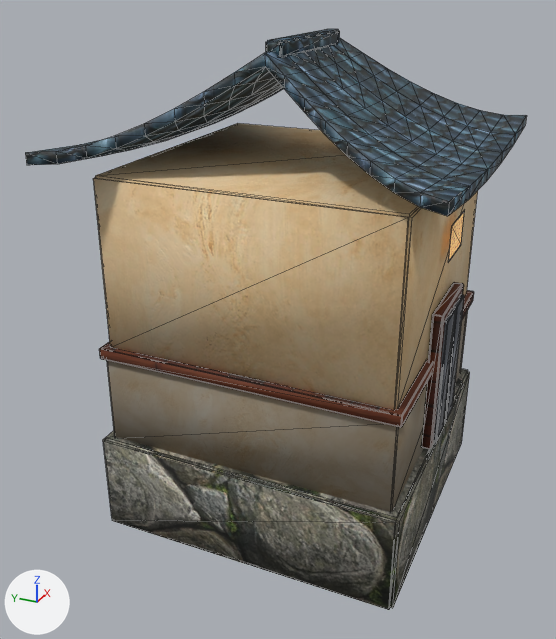
The glTF model assets/models/kura_warehouse_hero_v1.glb: old version first, new version second.
Rendered twice from a 50 mm lens placed at (-9.02, -3.7, 6.05), pointed at (-0.37, 0.19, 1.73). The lights are fixed; the arrows at lower left show +X, +Y and +Z. The picture after the commit comes second. Mesh edges are drawn as thin lines. Vertices at exactly the same position are counted once.

Names of what the first picture shows: 'kura_charred', 'kura_iron', 'kura_kawara', 'kura_namako', 'kura_plaster', 'kura_stone' and 1 more.
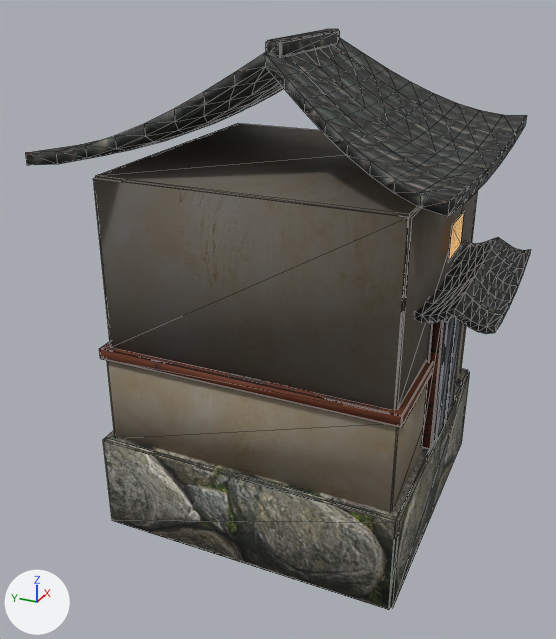
What differs and where, as boxes (x1, y1, x2, y2) in the pictures (556 x 639 px):
```json
{"object": "kura_plaster", "change": "recoloured", "before": [93, 123, 478, 410], "after": [93, 123, 478, 410], "on screen": "darker"}
{"object": "kura_kawara", "change": "reshaped", "before": [25, 29, 527, 216], "after": [25, 29, 531, 334], "on screen": "63% taller"}
{"part": 1, "of": "me_kura_kawara", "change": "added", "after": [415, 237, 531, 334]}
{"part": 2, "of": "me_kura_kawara", "change": "recoloured", "before": [25, 29, 527, 216], "after": [25, 29, 527, 216]}
```

Edits to the scene script, one JSON object a line:
```json
{"op": "add", "block": "mat_plasterblack", "code": ["mat_plasterblack = bpy.data.materials.new('PlasterBlack')", "# colours: grey #696f7c", "# uses the picture img_shikkui_plaster", "# uses the picture img_shikkui_plaster_normal"]}
{"op": "add", "block": "mat_kawararust", "code": ["mat_kawararust = bpy.data.materials.new('KawaraRust')", "# colours: beige #bf9e89", "# uses the picture img_kawara_tile", "# uses the picture img_kawara_tile_normal"]}
{"block": "me_kura_kawara", "where": "# used by ob_kura_kawara; location = (0.0, 0.0, 0.0)"}
{"op": "remove", "block": "me_kura_kawara", "code": "me_kura_kawara.from_pydata(...)  # 236 vertices, 464 faces; spans x -2.38..2.38, y -2.36..2.36, z 3.91..5.33"}
{"op": "add", "block": "me_kura_kawara", "code": "me_kura_kawara.from_pydata(...)  # 368 vertices, 724 faces; spans x -2.38..2.38, y -2.76..2.36, z 2.38..5.33"}
{"block": "me_kura_kawara", "change": "me_kura_kawara part 1: a new loose piece of 132 vertices spanning x -1.33..1.33, y -2.76..-1.88, z 2.38..2.72, in mat_kawararust"}
{"block": "me_kura_kawara", "change": "me_kura_kawara part 2: 464 faces spanning x -2.38..2.38, y -2.36..2.36, z 3.91..5.33 switch from mat_kawaratile to mat_kawararust"}
{"block": "me_kura_plaster", "where": "me_kura_plaster.from_pydata(...)  # 32 vertices, 60 faces; spans x -1.85..1.85, y -1.9..1.9, z 1.6..3.85"}
{"op": "remove", "block": "me_kura_plaster", "code": "me_kura_plaster.materials.append(mat_shikkuiplaster)"}
{"op": "add", "block": "me_kura_plaster", "code": "me_kura_plaster.materials.append(mat_plasterblack)"}
```
